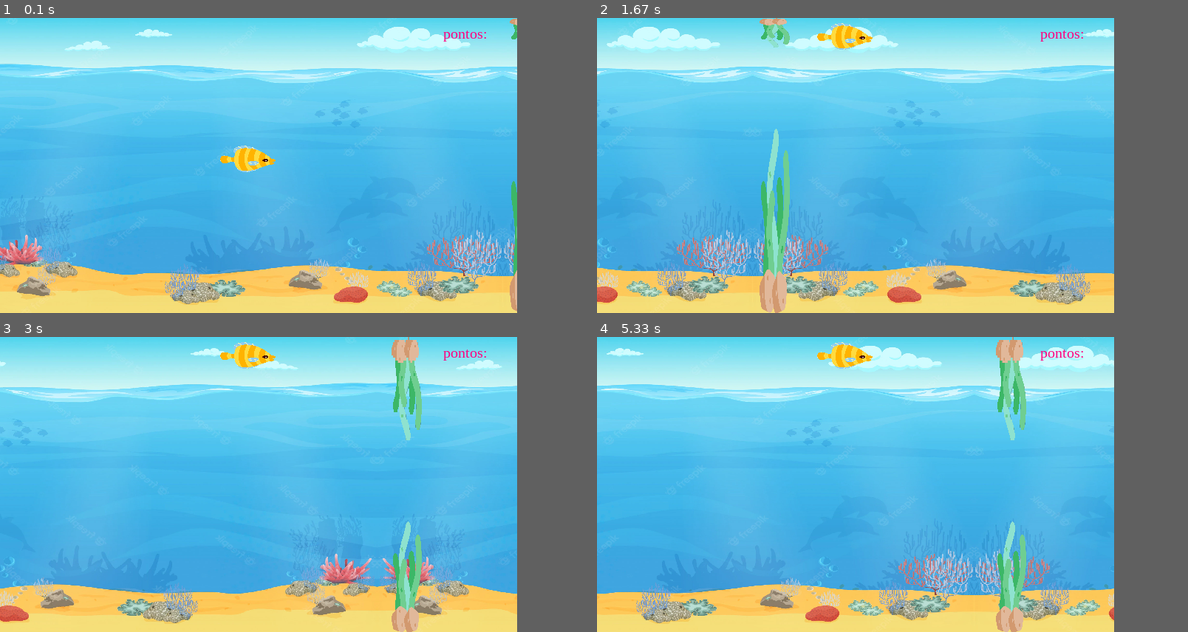
Above: before the commit, frames 1-4 (two rows, left to right).
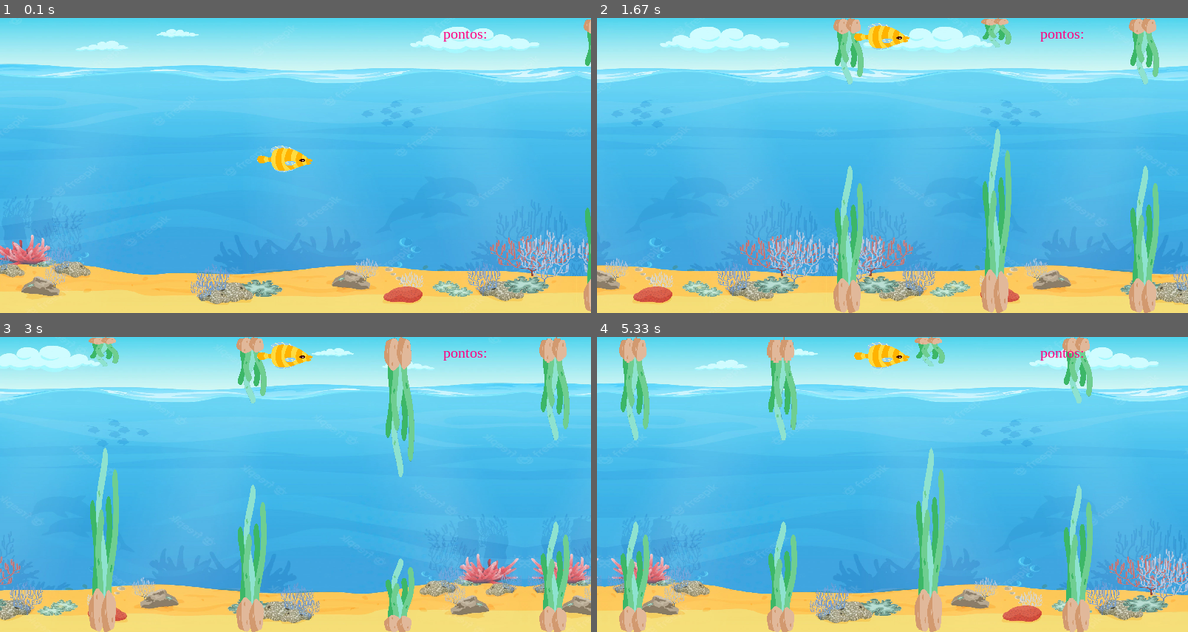
Above: after the commit, the same moments.

Repository: Luiza-Perazzoli/Pygame
Game: pygame game, started from game.py
The game is run twice, just before and just after one commit, with the same random seed, the same clock (stepped at 60 frames per second) and the same inputs.
Inputs:
- Up to frame 1 (0.1 s): no input
- Up to frame 2 (1.67 s): tap Space at 0.33, 0.73, 1.03, 1.23, 1.57 s
- Up to frame 3 (3 s): tap Space at 1.87, 2.07, 2.37, 2.63, 2.97 s
- Up to frame 4 (5.33 s): tap Space at 3.27, 3.4, 3.8, 4.1, 4.47, 4.87, 5.17 s
In our replay, the window is 700x400 before the commit and 800x400 after it. These sizes can differ from the game's own. Grey fills any space a smaller window leaves; there, only what the larger window draws over its background counts as a difference.

The runs differ from the first frame. In frame 1, 24% of the frame differs, in the area x 0-100%, y 0-100%; in frame 2, 35%; in frame 3, 33%; in frame 4, 35%.

Commit message:
varias algas

Diff:
--- a/game.py
+++ b/game.py
@@ -8,7 +8,7 @@
 imagem_alga=r"imagem\alga-png-real.png"
 imagem_alga_invertida= r"imagem/alga-png-real-invertida.png"
 
-WIDTH = 700
+WIDTH = 800
 HEIGHT = 400
 
 pygame.init()
@@ -28,16 +28,30 @@
 peixes=peixe(0,0,WIDTH,HEIGHT)
 classe_fundo= fundo(WIDTH, HEIGHT)
 classe_fundo2= fundo2(WIDTH, HEIGHT)
-algas= alga(WIDTH, HEIGHT)
-algas_invertidas= alga_invertida(WIDTH, HEIGHT, algas)
+alga1= alga(WIDTH, HEIGHT, 0)
+all_algas.add(alga1)
+alga2= alga(WIDTH, HEIGHT, 1)
+all_algas.add(alga2)
+alga3= alga(WIDTH, HEIGHT, 2)
+all_algas.add(alga3)
+alga4= alga(WIDTH, HEIGHT, 3)
+all_algas.add(alga4)
+algas_invertidas1= alga_invertida(WIDTH, HEIGHT, alga1)
+all_algas.add(algas_invertidas1)
+algas_invertidas2= alga_invertida(WIDTH, HEIGHT, alga2)
+all_algas.add(algas_invertidas2)
+algas_invertidas3= alga_invertida(WIDTH, HEIGHT, alga3)
+all_algas.add(algas_invertidas3)
+algas_invertidas4= alga_invertida(WIDTH, HEIGHT, alga4)
+all_algas.add(algas_invertidas4)
 
 while game:
     clock.tick(FPS)
     classe_fundo.update()
     classe_fundo2.update()
     peixes.update()
-    algas.update()
-    algas_invertidas.update(algas)
+    all_algas.update()
+    # algas_invertidas.update(alga1)
     for event in pygame.event.get():
         if event.type == pygame.KEYDOWN:
             if event.key == pygame.K_SPACE:
@@ -48,8 +62,8 @@
     window.fill((173, 216, 230))
     window.blit(classe_fundo.image, (classe_fundo.rect.x, classe_fundo.rect.y))
     window.blit(classe_fundo2.image, (classe_fundo2.rect.x, classe_fundo2.rect.y))
-    window.blit(algas.image, (algas.rect.x, algas.rect.y))
-    window.blit(algas_invertidas.image, (algas_invertidas.rect.x, algas_invertidas.rect.y))
+    all_algas.draw(window)
+    # window.blit(algas_invertidas.image, (algas_invertidas.rect.x, algas_invertidas.rect.y))
     window.blit(pontuacao, (600, 10))
     window.blit(peixes.image,(peixes.rect.x-110/2,peixes.rect.y-70/2))
 
--- a/sala.py
+++ b/sala.py
@@ -8,19 +8,19 @@
 imagem_peixe=r"imagem/peixe_amarelo.png"
 imagem_alga=r"imagem/alga-png-real.png"
 imagem_alga_invertida= r"imagem/alga-png-real-invertida.png"
-WIDTH = 700
+WIDTH = 800
 HEIGHT = 400
 
 class alga(pygame.sprite.Sprite):
-    def __init__(self,WIDTH,HEIGHT):
+    def __init__(self,WIDTH,HEIGHT,numero):
         pygame.sprite.Sprite.__init__(self)
 
-        self.alturas_alga = [100,150,200,250,300]
-        self.escala_y = self.alturas_alga[randint(0,4)]
+        self.alturas_alga = [100,150,200,250]
+        self.escala_y = self.alturas_alga[randint(0,3)]
         self.image = pygame.image.load(imagem_alga).convert_alpha()
         self.image = pygame.transform.scale(self.image, (60, self.escala_y))
         self.rect = self.image.get_rect()
-        self.rect.x = WIDTH
+        self.rect.x = WIDTH + 200*numero
         self.rect.y = HEIGHT-self.escala_y
         self.speedx = -10
         self.speedy = 0
@@ -44,16 +44,17 @@
         self.image = pygame.image.load(imagem_alga_invertida).convert_alpha()
         self.image = pygame.transform.scale(self.image, (60, self.escala_y_invertida))
         self.rect = self.image.get_rect()
-        self.rect.x = WIDTH
-        self.rect.y =  0
+        self.rect.x = algas.rect.x
+        self.rect.y = 0
         self.speedx = -10
         self.speedy = 0
+        self.outra_alga=algas
 
-    def update(self, algas):
+    def update(self):
         self.rect.x += self.speedx
         if self.rect.left < 0:
-            self.rect.x = WIDTH
-            self.escala_y_invertida= HEIGHT - algas.escala_y - self.distancia
+            self.rect.x = self.outra_alga.rect.x
+            self.escala_y_invertida= HEIGHT - self.outra_alga.escala_y - self.distancia
             self.image = pygame.transform.scale(self.image, (60, self.escala_y_invertida))
             self.speedx = -10
             self.speedy = 0
